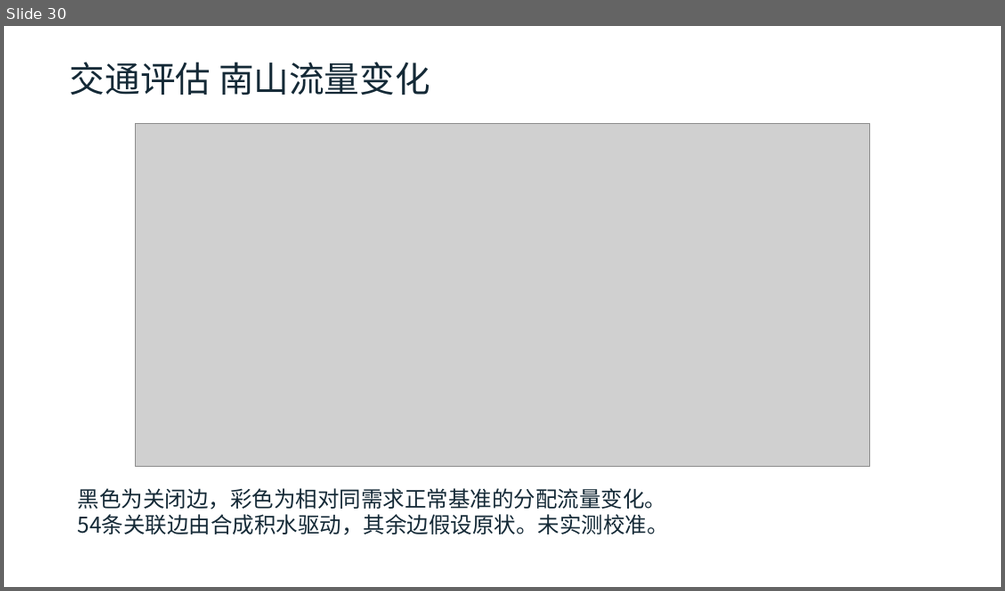
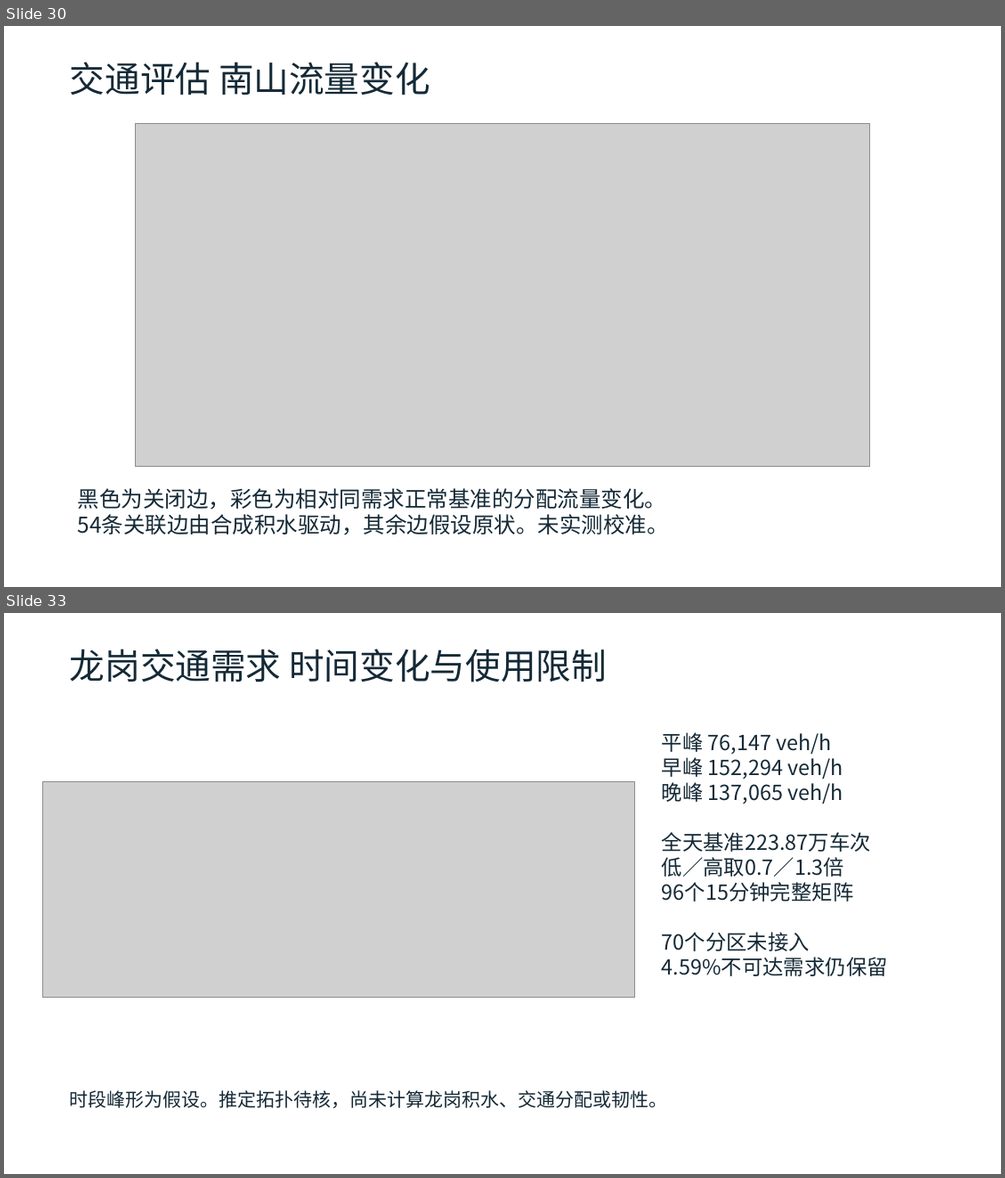
Before and after one commit to zhzhzh666/jiaotong, a slide deck: docs/deliverables/开题与阶段进展汇报.pptx. Shown one above the other, each under a label of ours: slide 30 before the commit, slides 30 and 33 after it; the slides between them are not shown. The pictures are 1005x591 and 1005x1178 pixels, drawn with LibreOffice and Linux fonts; fonts in the diff are those of the drawing; grey boxes stand for pictures. Boxes give left, top, right and bottom in pixels: in the first picture for what was removed or moved away, otherwise in the second. Text is boxed around its words. In the diff, an @@ line names an element or a change of style, - is before the commit and + after.

```diff
--- a/docs/deliverables/开题与阶段进展汇报.pptx
+++ b/docs/deliverables/开题与阶段进展汇报.pptx
@@ slide 33 added at (4, 613, 1001, 1174), background #FFFFFF @@
@@ text added at (70, 649, 607, 682), 34 pt, text #142936 @@
+龙岗交通需求 时间变化与使用限制
@@ text added at (662, 732, 888, 976), 20 pt, text #142936 @@
+平峰 76,147 veh/h
+早峰 152,294 veh/h
+晚峰 137,065 veh/h
+全天基准223.87万车次
+低／高取0.7／1.3倍
+96个15分钟完整矩阵
+70个分区未接入
+4.59%不可达需求仍保留
@@ picture added at (43, 782, 635, 997) @@
@@ text added at (70, 1090, 668, 1108), 18 pt, text #142936 @@
+时段峰形为假设。推定拓扑待核，尚未计算龙岗积水、交通分配或韧性。
```
Also in this commit, not shown: 9 slides changed, 1 other slide added, 31 other files.
